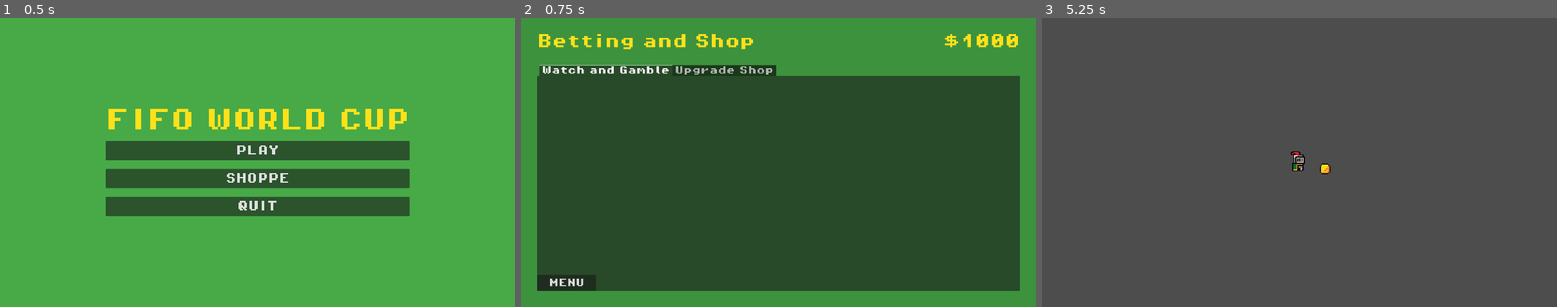
Above: before the commit, frames 1-3 (left to right).
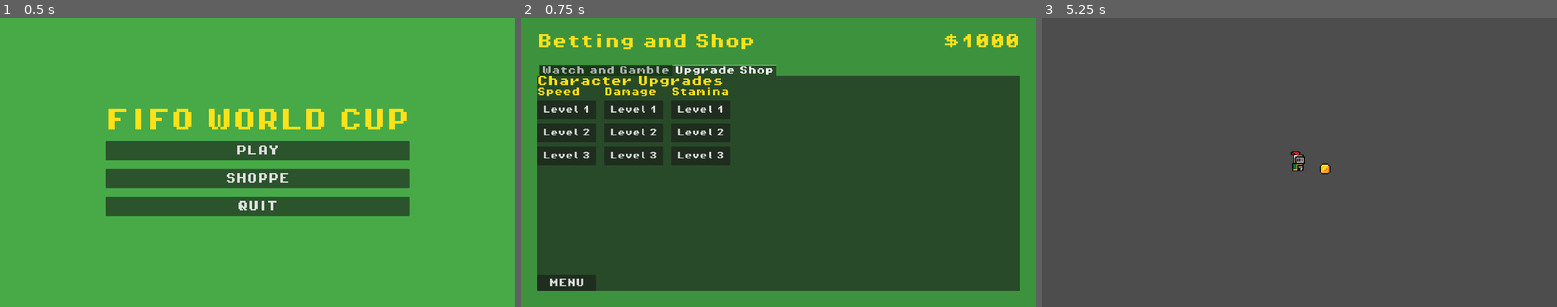
Above: after the commit, the same moments.

Repository: SeanK27/fifo-world-cup
Game: Godot game, scene res://scenes/main_menu.tscn
Same seed, same stepped clock (60 frames per second), same inputs: the game is played once before the commit and once after it.
Inputs (mouse positions are in pixels of both pictures, inside the frame that each line leads up to):
- Up to frame 1 (0.5 s): no input
- Up to frame 2 (0.75 s): click "SHOPPE" at 0.5 s
- Up to frame 3 (5.25 s): click (1088, 133) at 1.25 s, where only the run after the commit has a clickable "Level 2"; click (1088, 156) at 2 s, where only the run after the commit has a clickable "Level 3"; click (1088, 110) at 2.75 s, where only the run after the commit has a clickable "Level 1"; click (1088, 110) at 3.5 s, where only the run after the commit has a clickable "Level 1"; click "MENU" at 4.25 s; click "PLAY" at 5 s

Frame 1 is identical in both runs. In frame 2, 8.0% of the frame differs, in the area x 3-50%, y 16-52%; in frame 3, nothing differs.

Commit message:
Added damage and stamina

Diff:
--- a/scenes/betting.tscn
+++ b/scenes/betting.tscn
@@ -62,9 +62,10 @@
 size_flags_vertical = 3
 theme_override_fonts/font = ExtResource("1_bold")
 theme_override_font_sizes/font_size = 32
-current_tab = 0
+current_tab = 1
 
 [node name="Watch and Gamble" type="Control" parent="MarginContainer/VBoxContainer/Tab Switcher" unique_id=179450951]
+visible = false
 layout_mode = 2
 metadata/_tab_index = 0
 
@@ -83,7 +84,6 @@
 layout_mode = 2
 
 [node name="Upgrade Shop" type="Control" parent="MarginContainer/VBoxContainer/Tab Switcher" unique_id=1264684684]
-visible = false
 layout_mode = 2
 metadata/_tab_index = 1
 
@@ -131,6 +131,70 @@
 text = "Level 2"
 
 [node name="Level 3" type="Button" parent="MarginContainer/VBoxContainer/Tab Switcher/Upgrade Shop/Player vs Other Upgrades/Player Upgrades/Speed" unique_id=1252968931]
+custom_minimum_size = Vector2(220, 70)
+layout_mode = 2
+theme_override_fonts/font = ExtResource("1_bold")
+theme_override_font_sizes/font_size = 28
+text = "Level 3"
+
+[node name="Damage" type="VBoxContainer" parent="MarginContainer/VBoxContainer/Tab Switcher/Upgrade Shop/Player vs Other Upgrades/Player Upgrades" unique_id=60929971]
+layout_mode = 2
+theme_override_constants/separation = 16
+
+[node name="Speed" type="Label" parent="MarginContainer/VBoxContainer/Tab Switcher/Upgrade Shop/Player vs Other Upgrades/Player Upgrades/Damage" unique_id=557775930]
+layout_mode = 2
+theme_override_colors/font_color = Color(1, 0.88, 0.1, 1)
+theme_override_fonts/font = ExtResource("1_bold")
+theme_override_font_sizes/font_size = 32
+text = "Damage"
+
+[node name="Level 1" type="Button" parent="MarginContainer/VBoxContainer/Tab Switcher/Upgrade Shop/Player vs Other Upgrades/Player Upgrades/Damage" unique_id=29439146]
+custom_minimum_size = Vector2(220, 70)
+layout_mode = 2
+theme_override_fonts/font = ExtResource("1_bold")
+theme_override_font_sizes/font_size = 28
+text = "Level 1"
+
+[node name="Level 2" type="Button" parent="MarginContainer/VBoxContainer/Tab Switcher/Upgrade Shop/Player vs Other Upgrades/Player Upgrades/Damage" unique_id=1384203188]
+custom_minimum_size = Vector2(220, 70)
+layout_mode = 2
+theme_override_fonts/font = ExtResource("1_bold")
+theme_override_font_sizes/font_size = 28
+text = "Level 2"
+
+[node name="Level 3" type="Button" parent="MarginContainer/VBoxContainer/Tab Switcher/Upgrade Shop/Player vs Other Upgrades/Player Upgrades/Damage" unique_id=994510325]
+custom_minimum_size = Vector2(220, 70)
+layout_mode = 2
+theme_override_fonts/font = ExtResource("1_bold")
+theme_override_font_sizes/font_size = 28
+text = "Level 3"
+
+[node name="Stamina" type="VBoxContainer" parent="MarginContainer/VBoxContainer/Tab Switcher/Upgrade Shop/Player vs Other Upgrades/Player Upgrades" unique_id=978575893]
+layout_mode = 2
+theme_override_constants/separation = 16
+
+[node name="Speed" type="Label" parent="MarginContainer/VBoxContainer/Tab Switcher/Upgrade Shop/Player vs Other Upgrades/Player Upgrades/Stamina" unique_id=668441165]
+layout_mode = 2
+theme_override_colors/font_color = Color(1, 0.88, 0.1, 1)
+theme_override_fonts/font = ExtResource("1_bold")
+theme_override_font_sizes/font_size = 32
+text = "Stamina"
+
+[node name="Level 1" type="Button" parent="MarginContainer/VBoxContainer/Tab Switcher/Upgrade Shop/Player vs Other Upgrades/Player Upgrades/Stamina" unique_id=821625881]
+custom_minimum_size = Vector2(220, 70)
+layout_mode = 2
+theme_override_fonts/font = ExtResource("1_bold")
+theme_override_font_sizes/font_size = 28
+text = "Level 1"
+
+[node name="Level 2" type="Button" parent="MarginContainer/VBoxContainer/Tab Switcher/Upgrade Shop/Player vs Other Upgrades/Player Upgrades/Stamina" unique_id=1957462756]
+custom_minimum_size = Vector2(220, 70)
+layout_mode = 2
+theme_override_fonts/font = ExtResource("1_bold")
+theme_override_font_sizes/font_size = 28
+text = "Level 2"
+
+[node name="Level 3" type="Button" parent="MarginContainer/VBoxContainer/Tab Switcher/Upgrade Shop/Player vs Other Upgrades/Player Upgrades/Stamina" unique_id=1810097536]
 custom_minimum_size = Vector2(220, 70)
 layout_mode = 2
 theme_override_fonts/font = ExtResource("1_bold")
